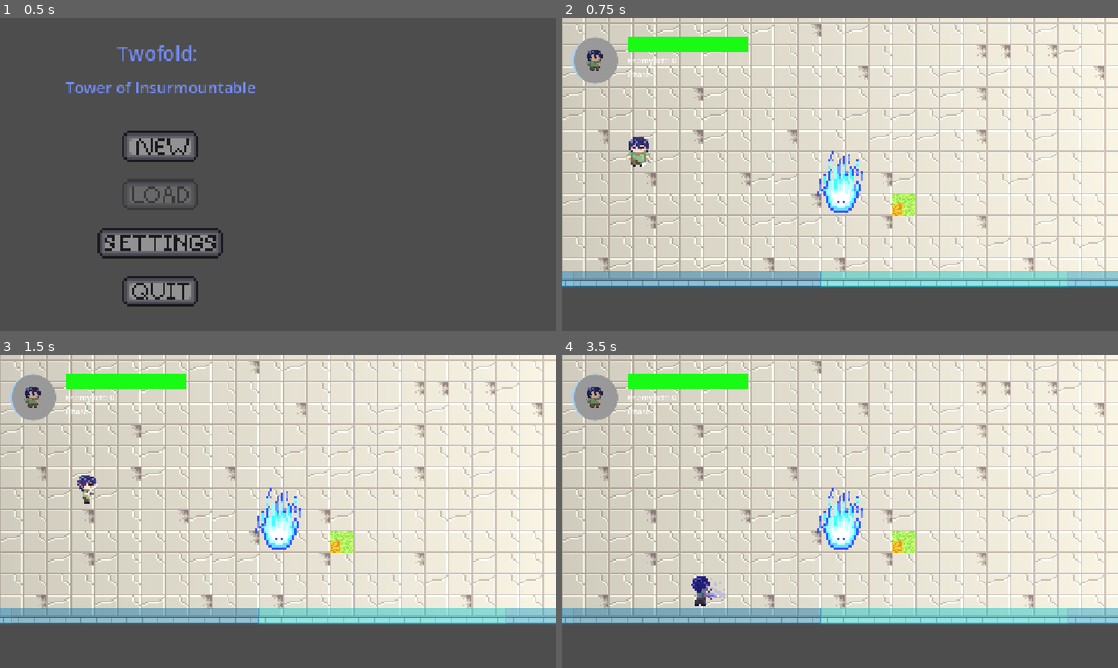
Above: before the commit, frames 1-4 (two rows, left to right).
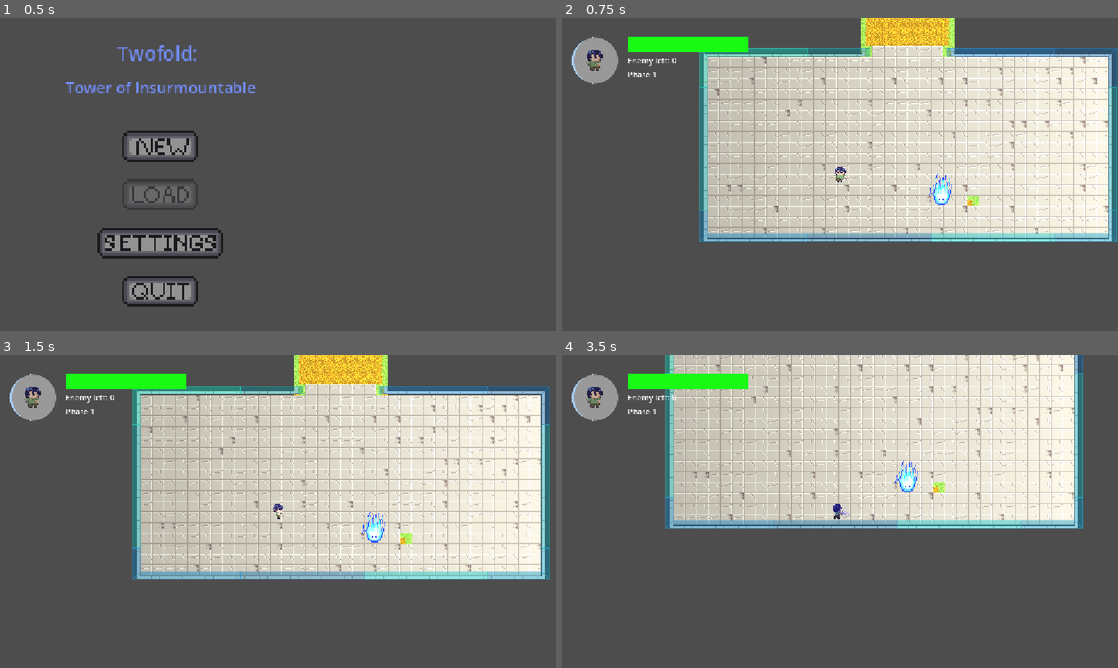
Above: after the commit, the same moments.

Repository: PisangRebus-cmyk/LELE-ZERO-PROJECT
Game: Godot game, scene res://Scene/StartMenu.tscn
The game is run twice, just before and just after one commit, with the same random seed, the same clock (stepped at 60 frames per second) and the same inputs. The engine's default icon, where the game draws it, is replaced by a stand-in: a white triangle on a blue panel in a dark square.
Inputs (mouse positions are in pixels of both pictures, inside the frame that each line leads up to):
- Up to frame 1 (0.5 s): no input
- Up to frame 2 (0.75 s): click (723, 146) at 0.5 s
- Up to frame 3 (1.5 s): tap Enter (ui_accept) at 1.25 s; move the mouse to (400, 495) at 1.27 s; press the mouse at (400, 495) at 1.28 s; hold D (walk_right) from 1.28 s (still down)
- Up to frame 4 (3.5 s): tap Enter (ui_accept) at 1.52, 2.27 s; move the mouse to (728, 527) at 2.02 s; release D (walk_right) at 2.03 s; release the mouse at (728, 527) at 2.03 s; hold S (walk_down) 2.03-2.78 s; tap Space (dodge) at 2.1 s; move the mouse to (895, 442) at 2.77 s; hold D (walk_right) from 2.78 s (still down); hold Right mouse button (guard) from 2.78 s (still down)

Frame 1 is identical in both runs. In frame 2, 60% of the frame differs, in the area x 0-100%, y 0-86%; in frame 3, 60%; in frame 4, 63%.

Commit message:
another level 2

Diff:
--- a/lele-zero-sigma/Scene/Level_1.tscn
+++ b/lele-zero-sigma/Scene/Level_1.tscn
@@ -308,6 +308,8 @@
 [node name="Player1" parent="." unique_id=1157810840 instance=ExtResource("1_aw1ak")]
 position = Vector2(-391, 482)
 
+[node name="Camera2D" type="Camera2D" parent="Player1" unique_id=1407440767]
+
 [node name="UI" parent="." unique_id=1944569366 instance=ExtResource("2_i237r")]
 
 [node name="Combat Area" parent="." unique_id=1481000154 instance=ExtResource("4_i237r")]
